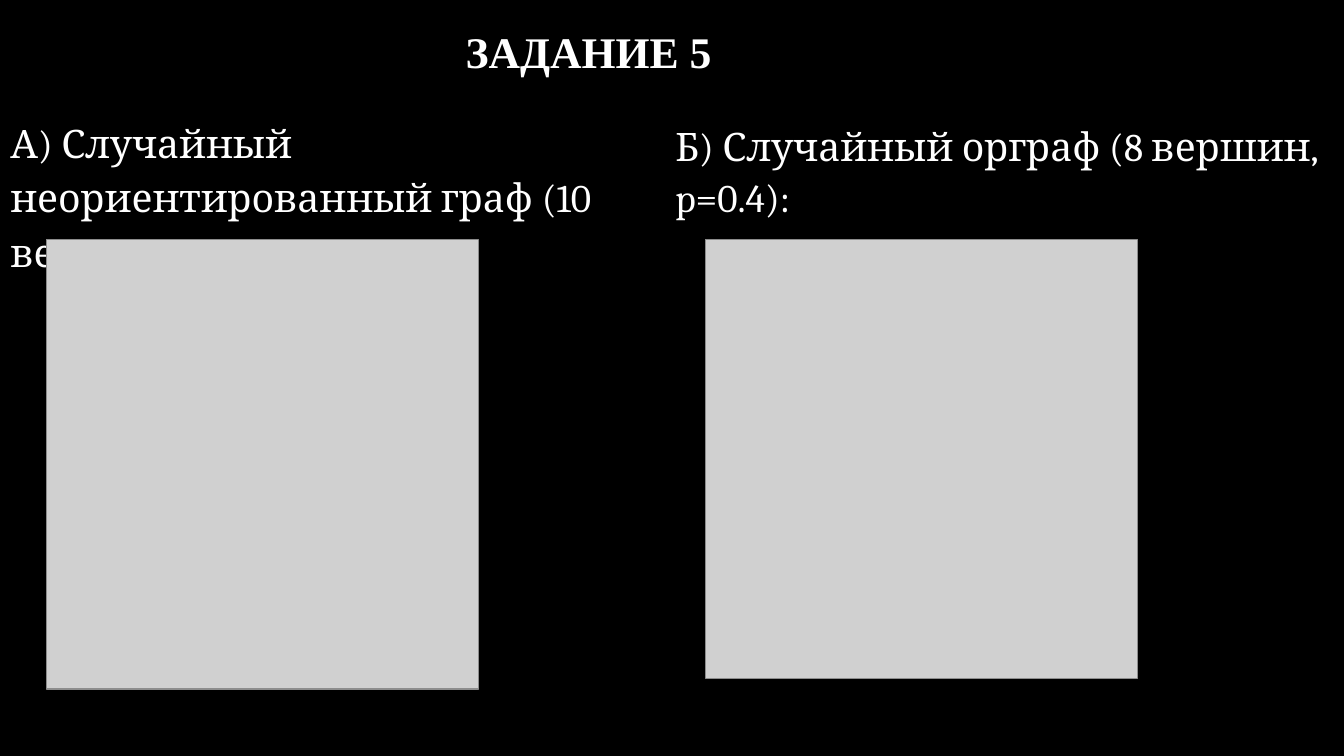
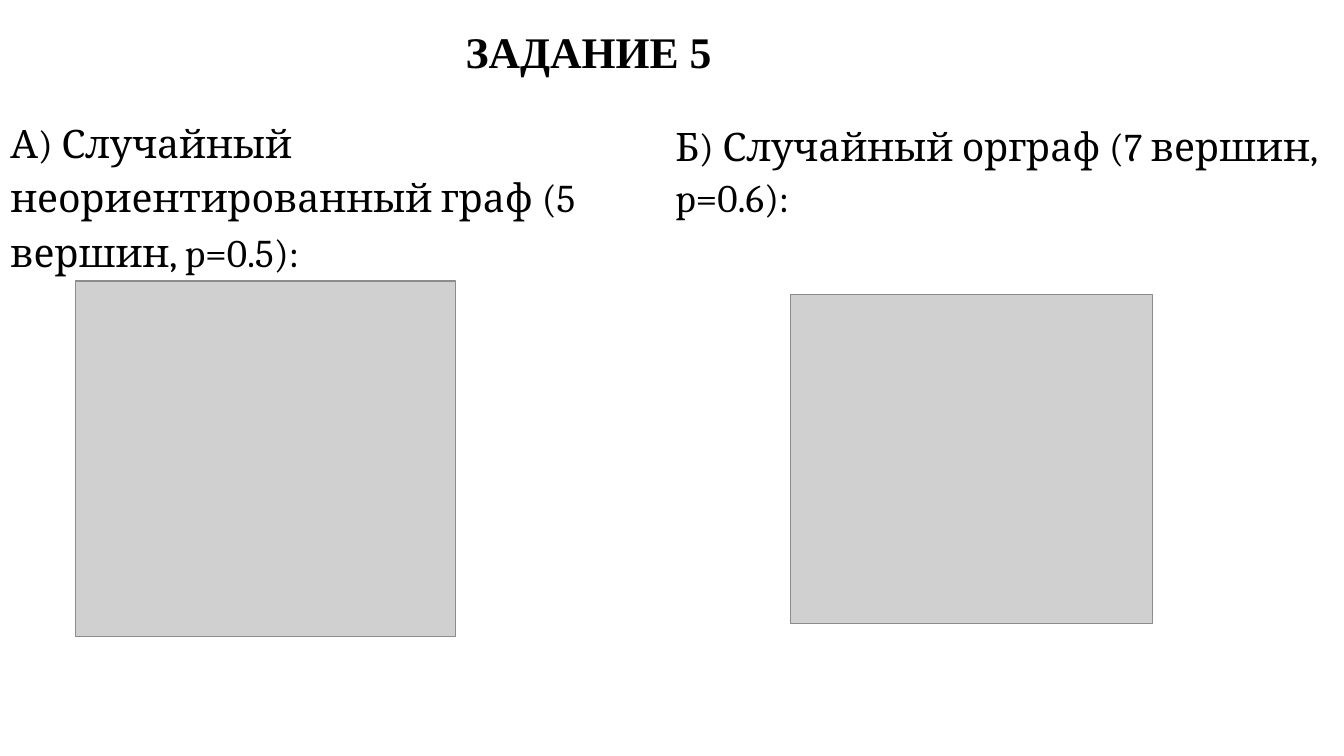
Before and after one commit to Lustitel/PPP_Labs, a slide deck: slide 13 of Lab2 презентация.pptx. Drawn at 1344x756 pixels with LibreOffice and Linux fonts; fonts in the diff are those of the drawing; grey boxes stand for pictures; background and template pictures are left out. Boxes give left, top, right and bottom in pixels: in the first picture for what was removed or moved away, otherwise in the second. Text is boxed around its words. In the diff, an @@ line names an element or a change of style, - is before the commit and + after.

```diff
--- a/Lab2 презентация.pptx
+++ b/Lab2 презентация.pptx
@@ background picture (left out) to #FFFFFF @@
@@ text "ЗАДАНИЕ 5" at [466, 39, 712, 76]: text colour gradient #FFFFFF to #A6A6A6 to #000000 @@
@@ text at [10, 129, 576, 277]: text changed; text colour #FFFFFF to #000000 @@
-А) Случайный неориентированный граф (10 вершин, p=0.35):
+А) Случайный неориентированный граф (5 вершин, p=0.5):
@@ text at [675, 131, 1310, 221]: text changed; text colour #FFFFFF to #000000 @@
-Б) Случайный орграф (8 вершин, p=0.4):
+Б) Случайный орграф (7 вершин, p=0.6):
@@ picture: place and size @@
-picture at [46, 240, 478, 690]
+picture at [76, 281, 456, 637]
@@ picture: place and size @@
-picture at [706, 240, 1137, 679]
+picture at [790, 294, 1153, 623]
```
Also in this commit, not shown: 24 other slides changed, 1 other file.
